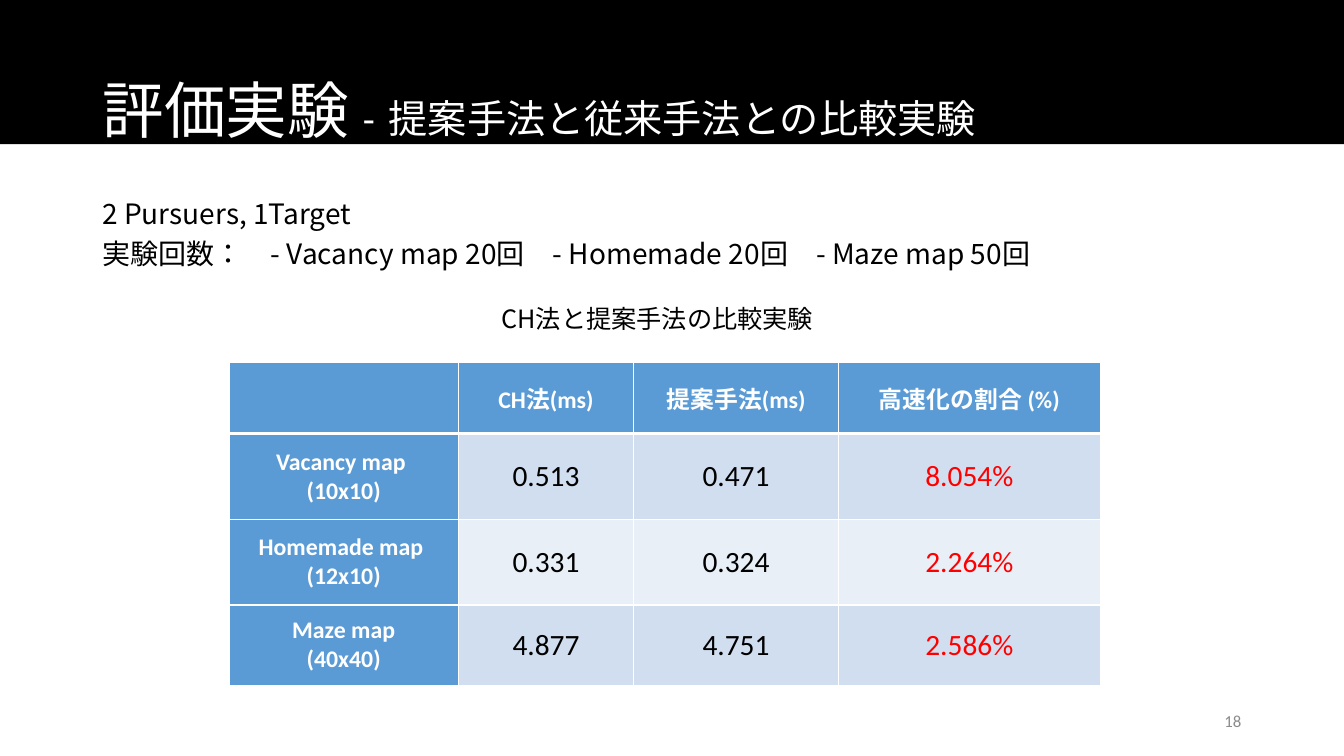
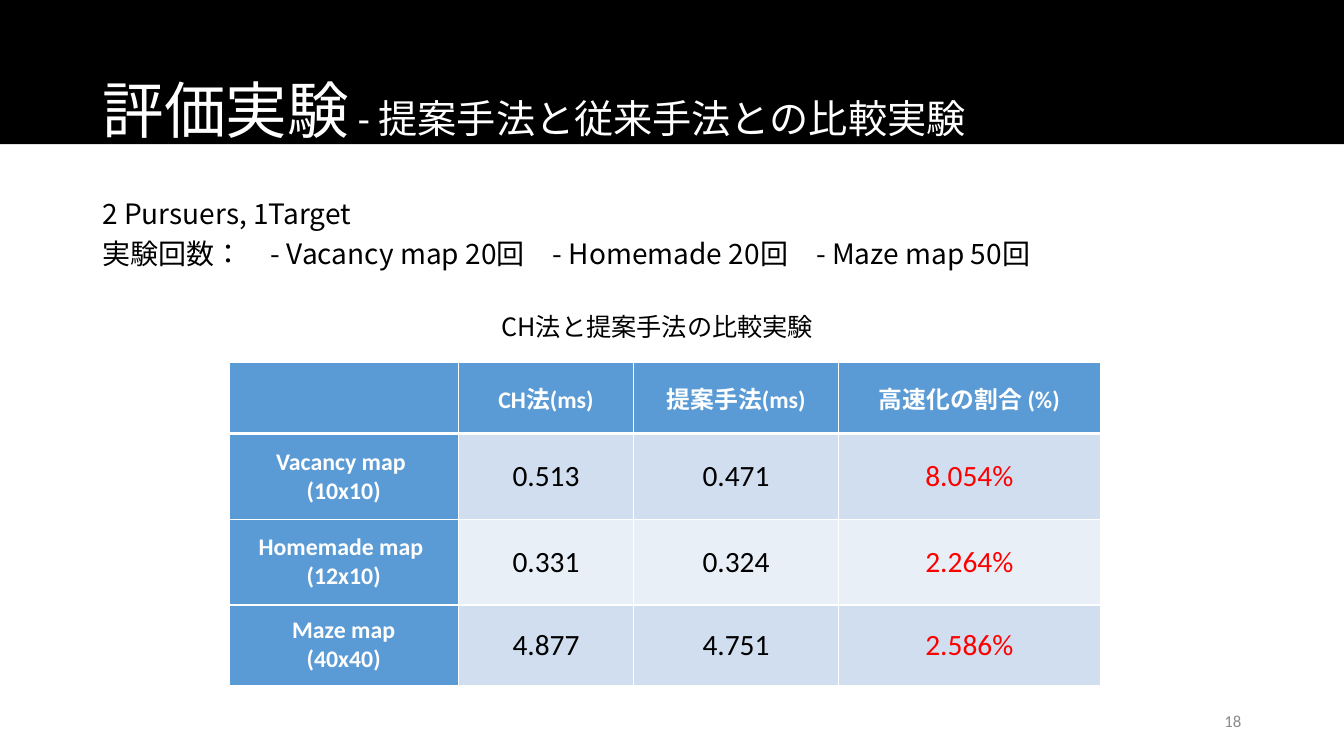
Before and after one commit to namidairo777/xiao_multiagent, a slide deck: slide 18 of documents/情報処理学会TANGXIAO_20170312.pptx. Drawn at 1344x756 pixels with LibreOffice and Linux fonts; fonts in the diff are those of the drawing. Boxes give left, top, right and bottom in pixels: in the first picture for what was removed or moved away, otherwise in the second. Text is boxed around its words. In the diff, an @@ line names an element or a change of style, - is before the commit and + after.

```diff
--- a/documents/情報処理学会TANGXIAO_20170312.pptx
+++ b/documents/情報処理学会TANGXIAO_20170312.pptx
@@ title "評価実験 - 提案手法と従来手法との比較実験" rewrapped from <box>102,81,976,149</box> to <box>102,81,966,149</box> @@
@@ text "CH法と提案手法の比較実験": place and size @@
-text "CH法と提案手法の比較実験" at <box>501,306,813,330</box>
+text "CH法と提案手法の比較実験" at <box>501,314,813,338</box>
```
Also in this commit, not shown: 3 other slides changed.
